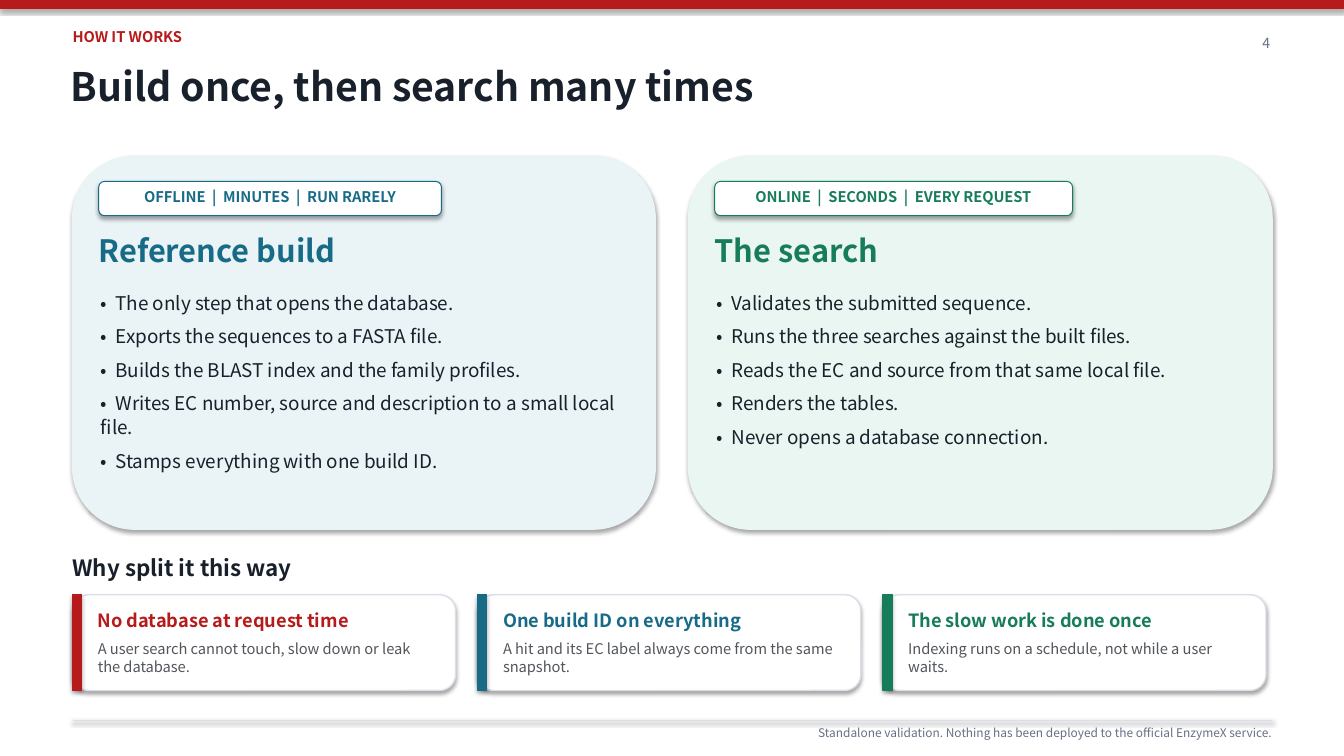
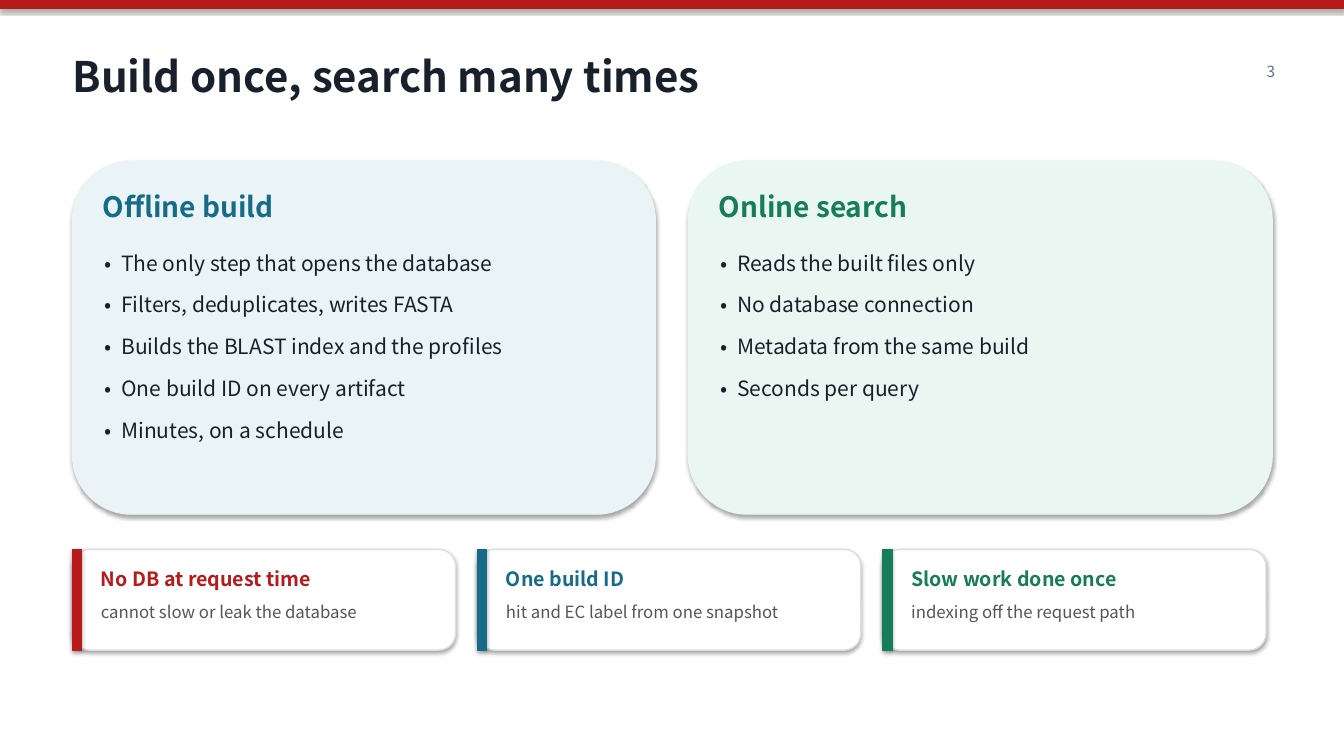
Before and after one commit to vanshsehrawat14/blast-hmmer-datax, a slide deck: slide 3 of docs/presentations/EnzymeX_BLAST_HMMER_update.pptx (slide 4 before the commit). Drawn at 1344x756 pixels with LibreOffice and Linux fonts; fonts in the diff are those of the drawing. Boxes give left, top, right and bottom in pixels: in the first picture for what was removed or moved away, otherwise in the second. Text is boxed around its words. In the diff, an @@ line names an element or a change of style, - is before the commit and + after.

```diff
--- a/docs/presentations/EnzymeX_BLAST_HMMER_update.pptx
+++ b/docs/presentations/EnzymeX_BLAST_HMMER_update.pptx
@@ text at (73,58,700,102): text changed; size 28 to 30 pt @@
-Build once, then search many times
+Build once, search many times
@@ text removed at (73,31,182,42) @@
-HOW IT WORKS
@@ text removed at (1262,37,1270,48) @@
-4
@@ text added at (1267,65,1276,77), 11 pt, text #667085 @@
+3
@@ rounded rectangle: place and size @@
-rounded rectangle at (73,156,655,529)
+rounded rectangle at (73,161,655,514)
@@ rounded rectangle: place and size @@
-rounded rectangle at (689,156,1272,529)
+rounded rectangle at (689,161,1272,514)
@@ rounded rectangle removed at (99,181,442,216) @@
@@ text at (103,194,274,218): text changed; size 22 to 20 pt @@
-Reference build
+Offline build
@@ text removed at (144,191,396,202) @@
-OFFLINE | MINUTES | RUN RARELY
@@ rounded rectangle removed at (715,181,1073,216) @@
@@ text at (719,194,907,218): text changed; size 22 to 20 pt @@
-The search
+Online search
@@ text removed at (755,191,1031,205) @@
-ONLINE | SECONDS | EVERY REQUEST
@@ text at (121,254,503,442): text changed; size 13.5 to 15 pt @@
-• The only step that opens the database.
-• Exports the sequences to a FASTA file.
-• Builds the BLAST index and the family profiles.
-• Writes EC number, source and description to a small local file.
-• Stamps everything with one build ID.
+• The only step that opens the database
+• Filters, deduplicates, writes FASTA
+• Builds the BLAST index and the profiles
+• One build ID on every artifact
+• Minutes, on a schedule
@@ text added at (737,254,1029,401), 15 pt, text #18212B @@
+• Reads the built files only
+• No database connection
+• Metadata from the same build
+• Seconds per query
@@ text removed at (731,295,1166,449) @@
-• Validates the submitted sequence.
-• Runs the three searches against the built files.
-• Reads the EC and source from that same local file.
-• Renders the tables.
-• Never opens a database connection.
@@ rounded rectangle: place and size @@
-rounded rectangle at (73,595,456,691)
+rounded rectangle at (73,549,456,650)
@@ rectangle: place and size @@
-rectangle at (73,595,82,691)
+rectangle at (73,549,82,650)
@@ text removed at (73,558,292,581) @@
-Why split it this way
@@ rounded rectangle: place and size @@
-rounded rectangle at (478,595,861,691)
+rounded rectangle at (478,549,861,650)
@@ rectangle: place and size @@
-rectangle at (478,595,487,691)
+rectangle at (478,549,487,650)
@@ rounded rectangle: place and size @@
-rounded rectangle at (883,595,1266,691)
+rounded rectangle at (883,549,1266,650)
@@ rectangle: place and size @@
-rectangle at (883,595,892,691)
+rectangle at (883,549,892,650)
@@ text at (101,570,311,591): text changed; size 13 to 14 pt @@
-No database at request time
+No DB at request time
@@ text at (506,570,624,587): text changed; size 13 to 14 pt @@
-One build ID on everything
+One build ID
@@ text at (911,570,1117,587): text changed; size 13 to 14 pt @@
-The slow work is done once
+Slow work done once
@@ text at (101,604,357,618): text changed; size 10.5 to 12 pt @@
-A user search cannot touch, slow down or leak the database.
+cannot slow or leak the database
@@ text at (506,604,778,622): text changed; size 10.5 to 12 pt @@
-A hit and its EC label always come from the same snapshot.
+hit and EC label from one snapshot
@@ text added at (911,604,1135,622), 12 pt, text #52565B @@
+indexing off the request path
@@ text removed at (908,642,1212,672) @@
-Indexing runs on a schedule, not while a user waits.
@@ line removed from (73, 721) to (1272, 721) @@
@@ text removed at (818,727,1271,740) @@
-Standalone validation. Nothing has been deployed to the official EnzymeX service.
```
Also in this commit, not shown: 1 other slide changed, 6 slides added, 7 slides removed, 1 other file.
